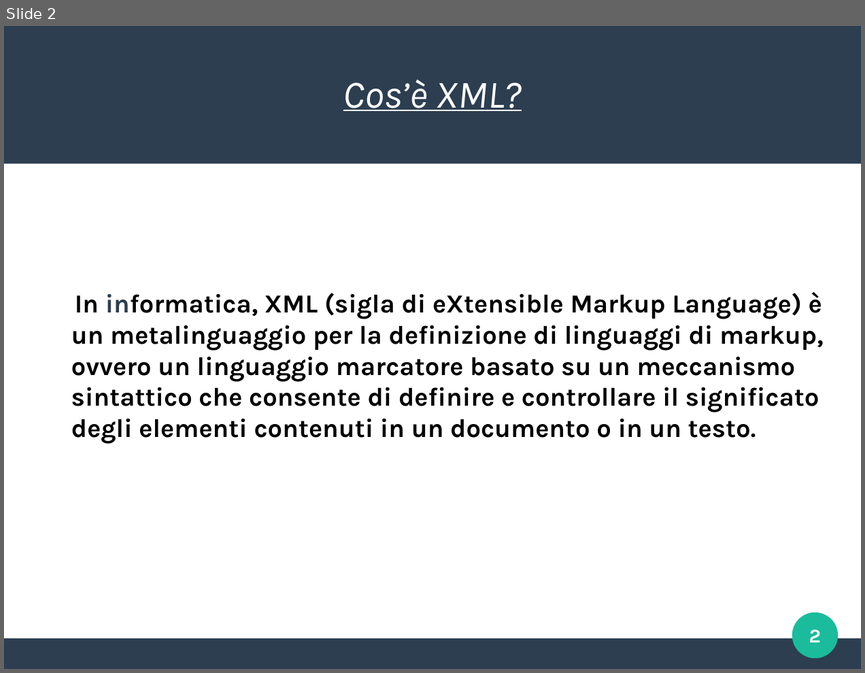
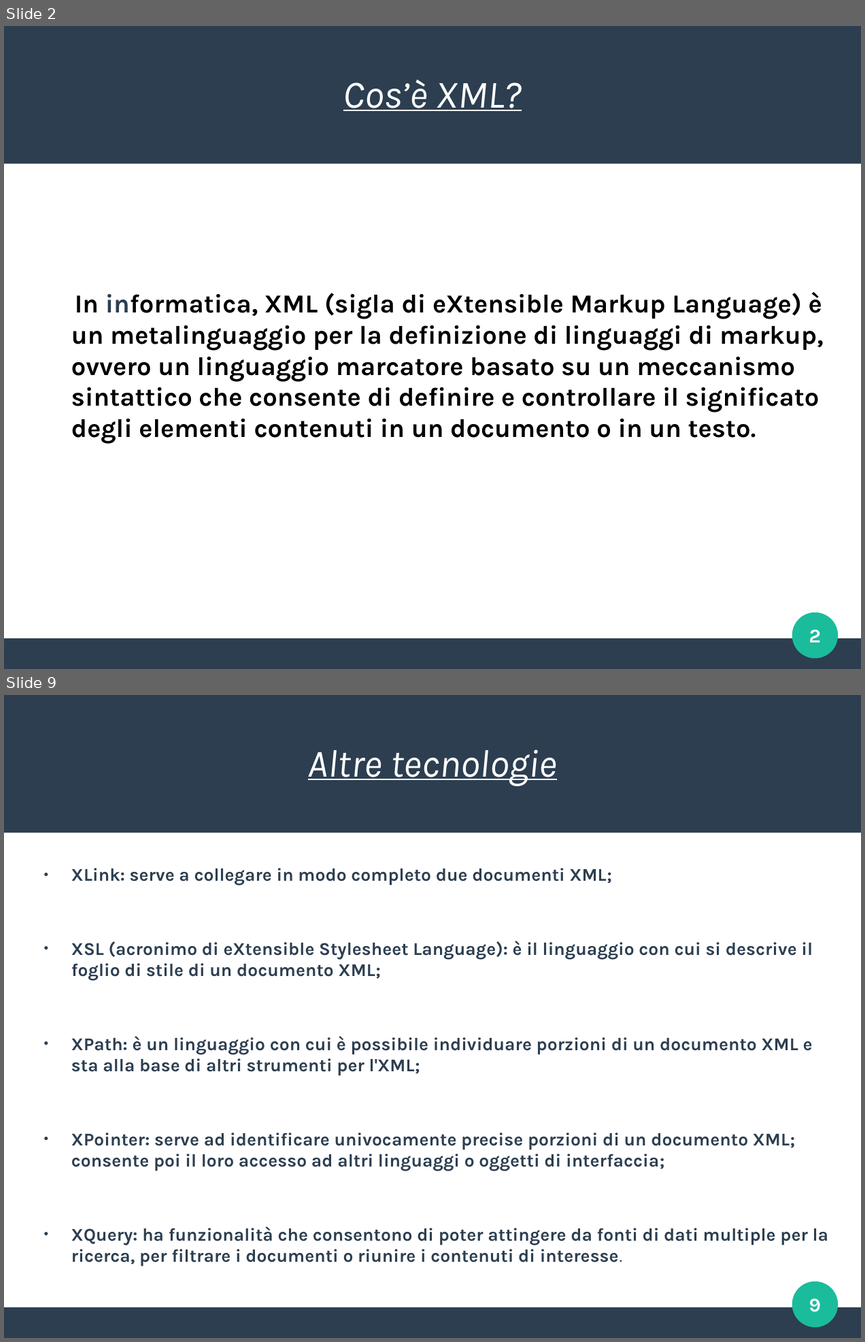
Before and after one commit to AlessandroVianello/school, a slide deck: XML presentazione.odp. Shown one above the other, each under a label of ours: slide 2 before the commit, slides 2 and 9 after it; the slides between them are not shown. The pictures are 865x673 and 865x1342 pixels, drawn with LibreOffice and Linux fonts; fonts in the diff are those of the drawing. Boxes give left, top, right and bottom in pixels: in the first picture for what was removed or moved away, otherwise in the second. Text is boxed around its words. In the diff, an @@ line names an element or a change of style, - is before the commit and + after.

```diff
--- a/XML presentazione.odp
+++ b/XML presentazione.odp
@@ slide 9 added at (4,695,861,1338), background #FFFFFF; not listed: 3 template elements that a slide beside it also shows @@
@@ title added at (308,749,557,786), 36 pt, text #FFFFFF, italic, underline @@
+Altre tecnologie
@@ text added at (71,868,828,1266), 16.6 pt, text #2C3E50, bold @@
+● XLink: serve a collegare in modo completo due documenti XML;
+● XSL (acronimo di eXtensible Stylesheet Language): è il linguaggio con cui si descrive il foglio di stile di un documento XML;
+● XPath: è un linguaggio con cui è possibile individuare porzioni di un documento XML e sta alla base di altri strumenti per l'XML;
+● XPointer: serve ad identificare univocamente precise porzioni di un documento XML; consente poi il loro accesso ad altri linguaggi o oggetti di interfaccia;
+● XQuery: ha funzionalità che consentono di poter attingere da fonti di dati multiple per la ricerca, per filtrare i documenti o riunire i contenuti di interesse.
@@ page number added at (809,1298,821,1312), 18 pt, text #FFFFFF, bold @@
+9
```
Also in this commit, not shown: 2 slides changed, 5 other slides added.
